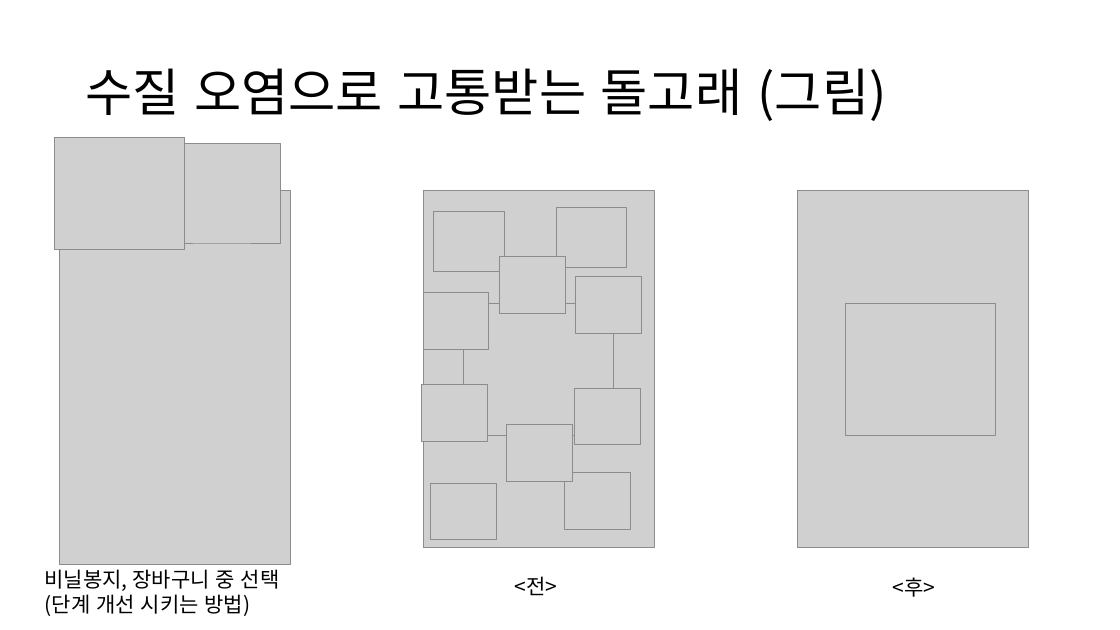
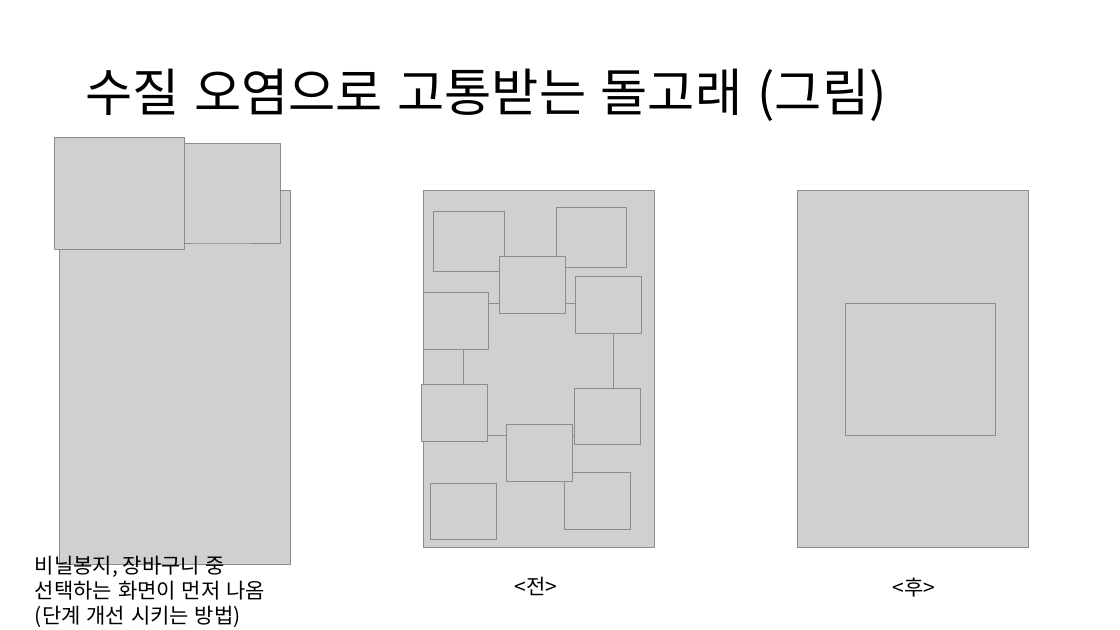
Before and after one commit to heo175/EcoCatProject, a slide deck: slide 13 of 동물 콘티2.pptx (slide 9 before the commit). Drawn at 1120x630 pixels with LibreOffice and Linux fonts; fonts in the diff are those of the drawing; grey boxes stand for pictures. Boxes give left, top, right and bottom in pixels: in the first picture for what was removed or moved away, otherwise in the second. Text is boxed around its words. In the diff, an @@ line names an element or a change of style, - is before the commit and + after.

Commit message:
돌고래, 나무 콘티2 수정본

```diff
--- a/동물 콘티2.pptx
+++ b/동물 콘티2.pptx
@@ text "비닐봉지, 장바구니 중": place and size @@
-text "비닐봉지, 장바구니 중" at (45,569,280,616)
+text "비닐봉지, 장바구니 중" at (35,552,265,627)
@@ text at (35,552,265,600): text changed @@
-비닐봉지, 장바구니 중 선택
+비닐봉지, 장바구니 중
+선택하는 화면이 먼저 나옴
```
Also in this commit, not shown: 7 slides added.
